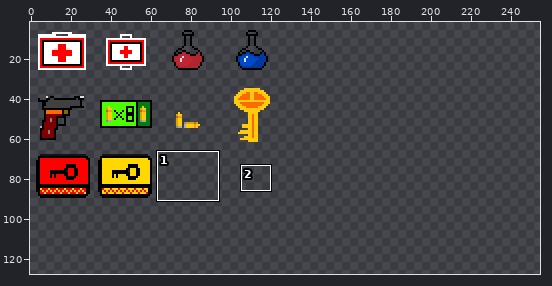
One commit to this sprite sheet: res/itens_tex.png. The picture above shows the old version from afar; the outline marks the close-up.
Close-up. The starting point:
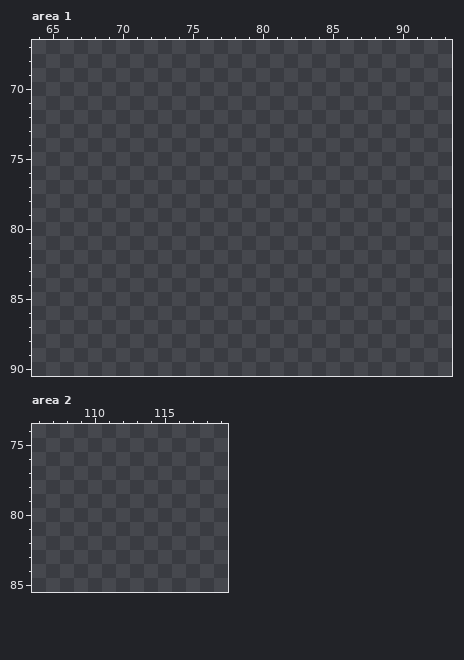
The file is 128x128 pixels. Pixels under 10% opacity are left out. Colours within 5 levels of each other are drawn and written as one. Shown: area 1: x 64..93, y 67..90; area 2: x 106..119, y 74..85. The old version is drawn lined up with the new one, on the new canvas. The wide view leaves out empty margins. The commit also changed other parts of the picture, which this record leaves out.
Once edited:
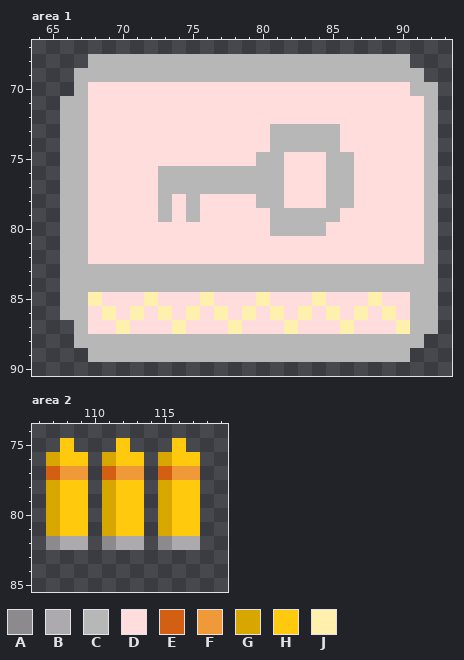
Palette (. is transparent): A #8c8a8c  B #adaaad  C #b7b7b7  D #ffdddd  E #d36012  F #f09939  G #d7a700  H #ffc90e  J #fff1ad
From old to new:
canvas 128x128 -> 255x128
Area 1:
The author put colour C in row 68 at x 68 to 90; in row 69 at x 67 to 91; in row 70 at x 67 and 91 to 92; in rows 71 to 72 at x 66 to 67 and 92; in rows 73 to 74 at x 66 to 67, 81 to 85 and 92; in row 75 at x 66 to 67, 80 to 81, 85 to 86 and 92.
The author put colour C in rows 76 to 77 at x 66 to 67, 73 to 81, 85 to 86 and 92; in row 78 at x 66 to 67, 73, 75, 80 to 81, 85 to 86 and 92; in row 79 at x 66 to 67, 73, 75, 81 to 85 and 92; in row 80 at x 66 to 67, 81 to 84 and 92; in rows 81 to 82 at x 66 to 67 and 92; in rows 83 to 84 at x 66 to 92.
The author put colour C in rows 85 to 86 at x 66 to 67 and 91 to 92; in row 87 at x 67 and 91 to 92; in row 88 at x 67 to 91; in row 89 at x 68 to 90.
The author put colour D in row 70 at x 68 to 90; in rows 71 to 72 at x 68 to 91; in rows 73 to 74 at x 68 to 80 and 86 to 91; in row 75 at x 68 to 79, 82 to 84 and 87 to 91; in rows 76 to 77 at x 68 to 72, 82 to 84 and 87 to 91; in row 78 at x 68 to 72, 74, 76 to 79, 82 to 84 and 87 to 91.
The author put colour D in row 79 at x 68 to 72, 74, 76 to 80 and 86 to 91; in row 80 at x 68 to 80 and 85 to 91; in rows 81 to 82 at x 68 to 91; in row 85 at x 69 to 71, 73 to 75, 77 to 79, 81 to 83, 85 to 87 and 89 to 90; in row 86 at x 68, 70, 72, 74, 76, 78, 80, 82, 84, 86, 88 and 90; in row 87 at x 68 to 69, 71 to 73, 75 to 77, 79 to 81, 83 to 85 and 87 to 89.
The author put colour J in row 85 at x 68, 72, 76, 80, 84 and 88; in row 86 at x 69, 71, 73, 75, 77, 79, 81, 83, 85, 87 and 89; in row 87 at x 70, 74, 78, 82, 86 and 90.
Area 2:
The author put colour A in row 82 at x 107, 111 and 115.
The author put colour B in row 82 at x 108 to 109, 112 to 113 and 116 to 117.
The author put colour E in row 77 at x 107, 111 and 115.
The author put colour F in row 77 at x 108 to 109, 112 to 113 and 116 to 117.
The author put colour G in row 76 at x 107, 111 and 115; in rows 78 to 81 at x 107, 111 and 115.
The author put colour H in row 75 at x 108, 112 and 116; in row 76 at x 108 to 109, 112 to 113 and 116 to 117; in rows 78 to 81 at x 108 to 109, 112 to 113 and 116 to 117.
Boxes around the changes in both close-ups, in picture pixels (x1, y1, x2, y2):
added: (60, 54, 438, 362)
added: (46, 438, 200, 550)
